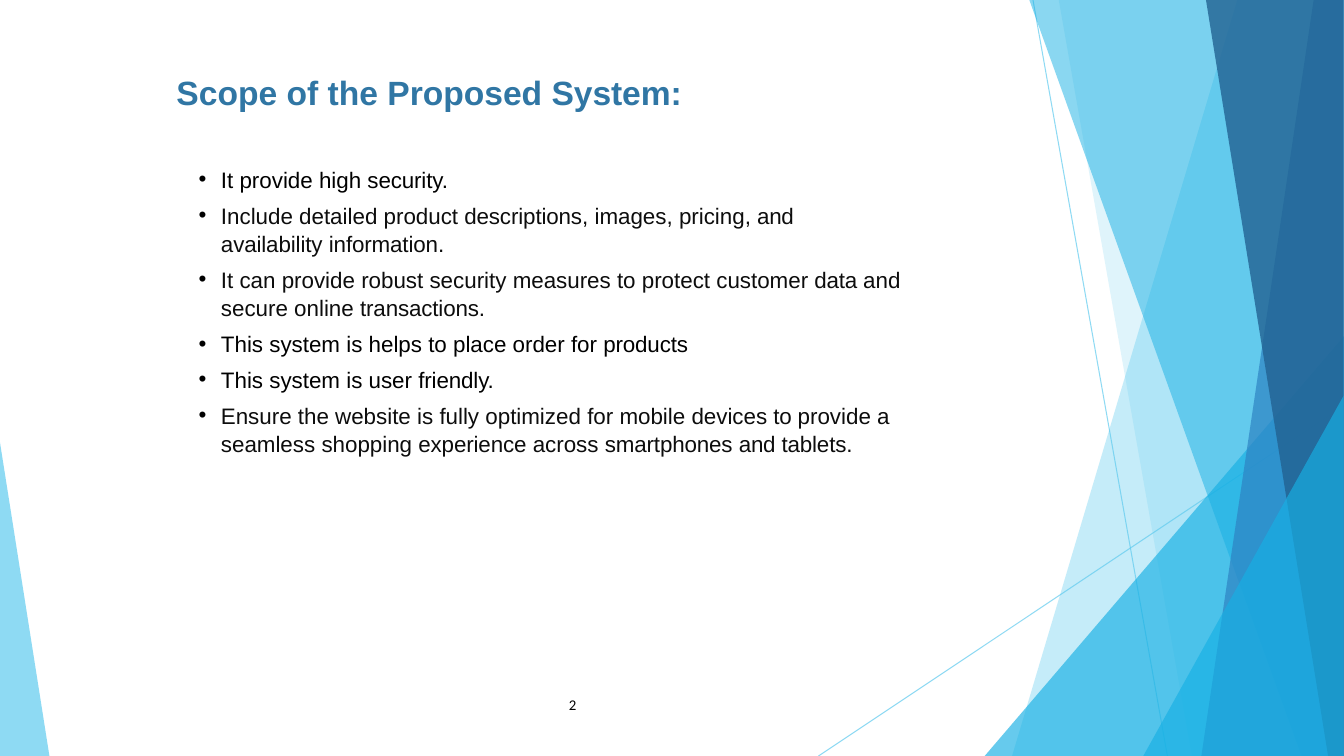
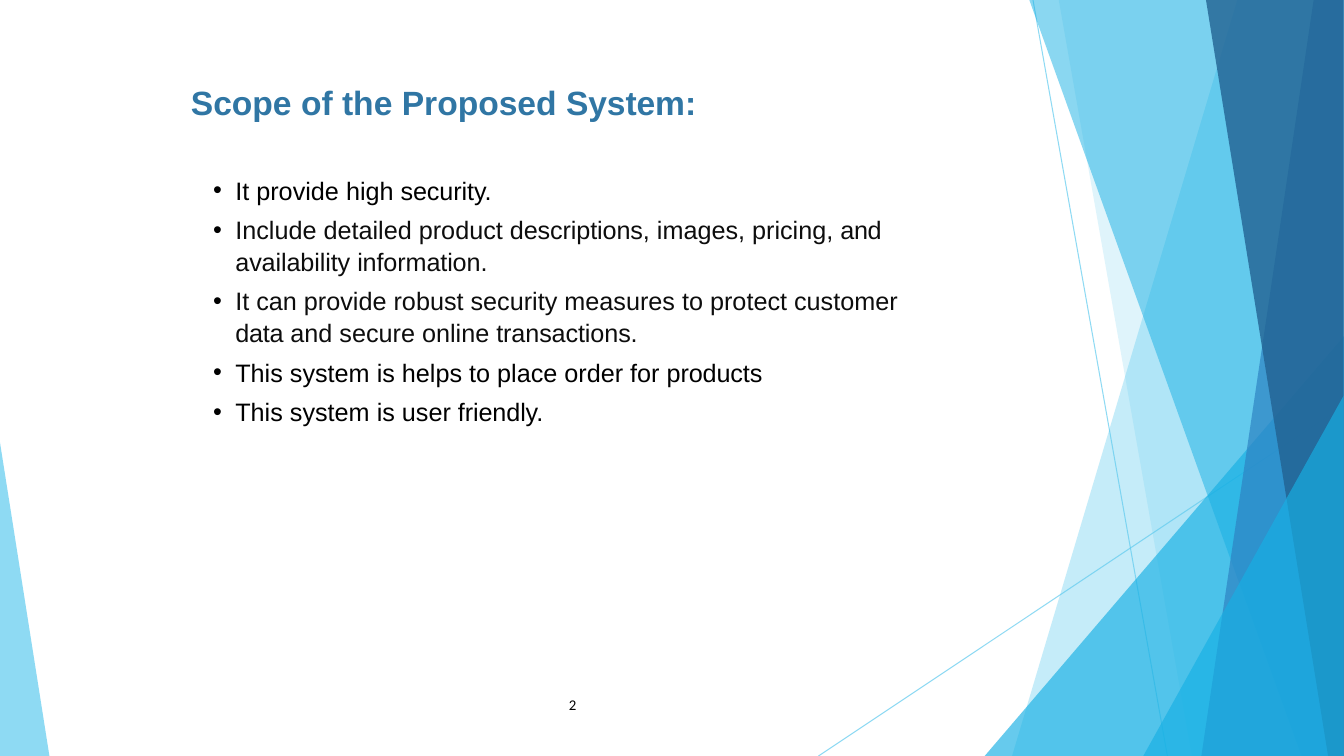
Before and after one commit to yashbhidawe/hrm-ppt, a slide deck: slide 3 of Sahilpathan_ppt.pptx. Drawn at 1344x756 pixels with LibreOffice and Linux fonts; fonts in the diff are those of the drawing. Boxes give left, top, right and bottom in pixels: in the first picture for what was removed or moved away, otherwise in the second. Text is boxed around its words. In the diff, an @@ line names an element or a change of style, - is before the commit and + after.

```diff
--- a/Sahilpathan_ppt.pptx
+++ b/Sahilpathan_ppt.pptx
@@ text "Scope of the Proposed System:" moved from (x1=176, y1=80, x2=900, y2=457) to (x1=191, y1=90, x2=898, y2=427) @@
@@ text at (x1=235, y1=181, x2=898, y2=427): size 16 to 18 pt @@
@@ text at (x1=221, y1=407, x2=889, y2=457): paragraph removed @@
-• Ensure the website is fully optimized for mobile devices to provide a seamless shopping experience across smartphones and tablets.
```
Also in this commit, not shown: 5 other slides changed, 30 other files.
